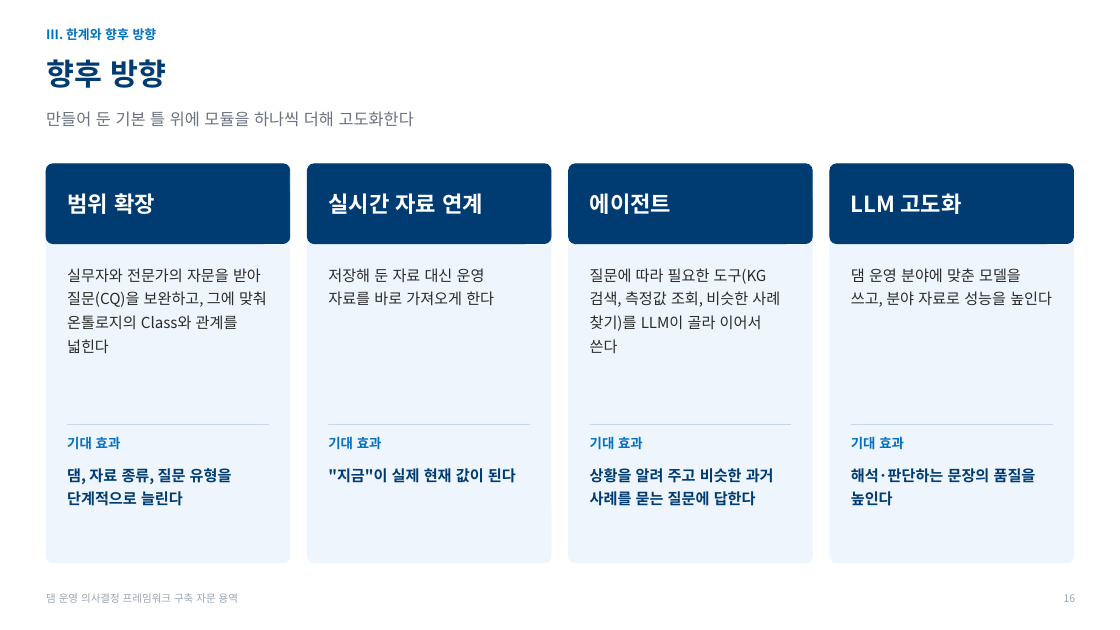
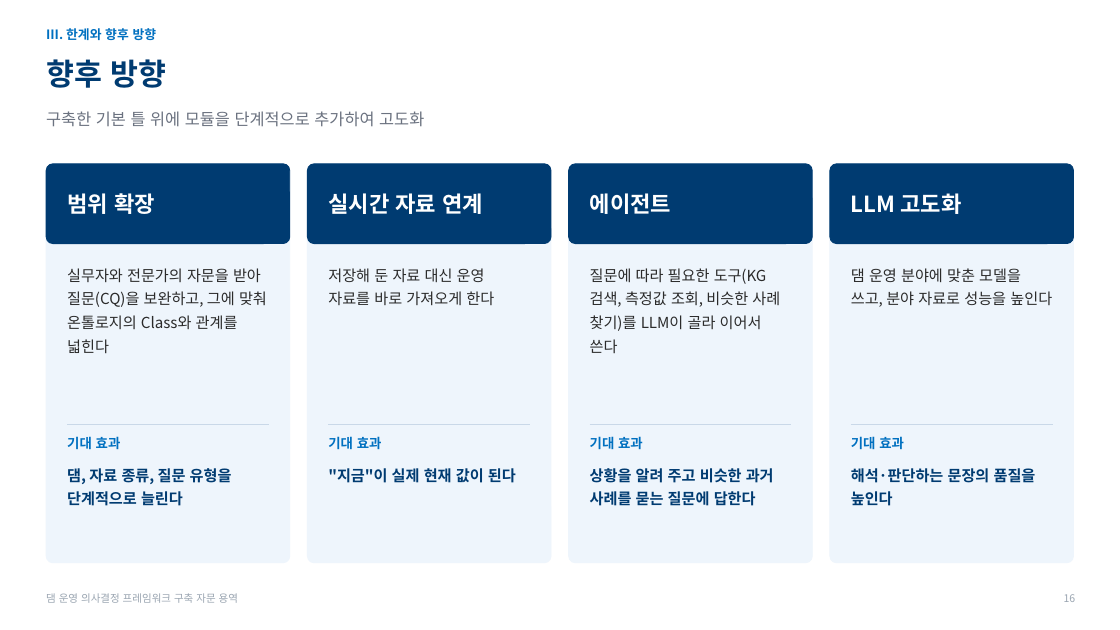
Before and after one commit to mkm1119/KGRAG-LLM, a slide deck: slide 16 of project_khnp/2026.11.26_한강수력본부_발표자료_초안.pptx. Drawn at 1120x630 pixels with LibreOffice and Linux fonts; fonts in the diff are those of the drawing; background and template pictures are left out. Boxes give left, top, right and bottom in pixels: in the first picture for what was removed or moved away, otherwise in the second. Text is boxed around its words. In the diff, an @@ line names an element or a change of style, - is before the commit and + after.

```diff
--- a/project_khnp/2026.11.26_한강수력본부_발표자료_초안.pptx
+++ b/project_khnp/2026.11.26_한강수력본부_발표자료_초안.pptx
@@ text at [46, 111, 424, 127]: text changed @@
-만들어 둔 기본 틀 위에 모듈을 하나씩 더해 고도화한다
+구축한 기본 틀 위에 모듈을 단계적으로 추가하여 고도화
```
Also in this commit, not shown: 5 other slides changed, 1 other file.
